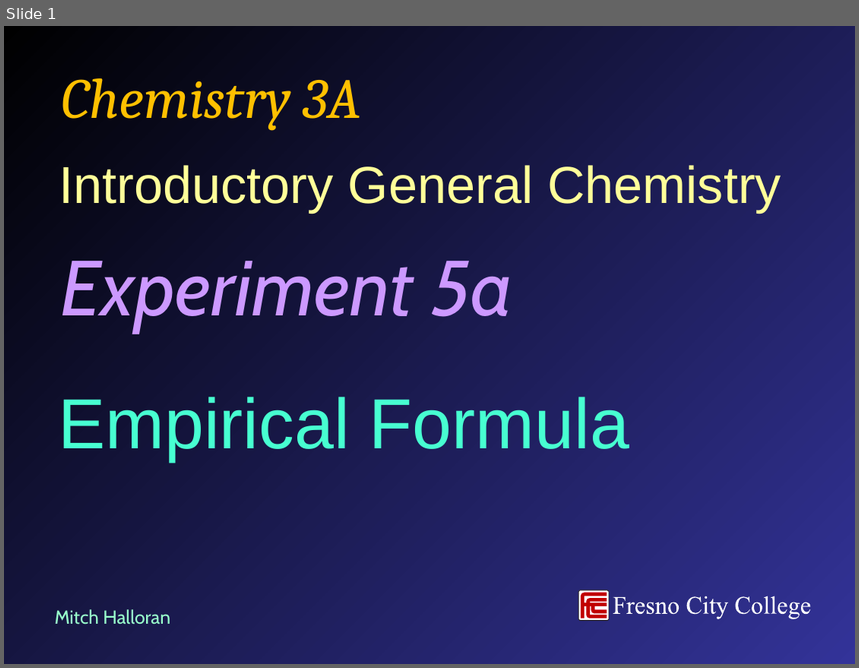
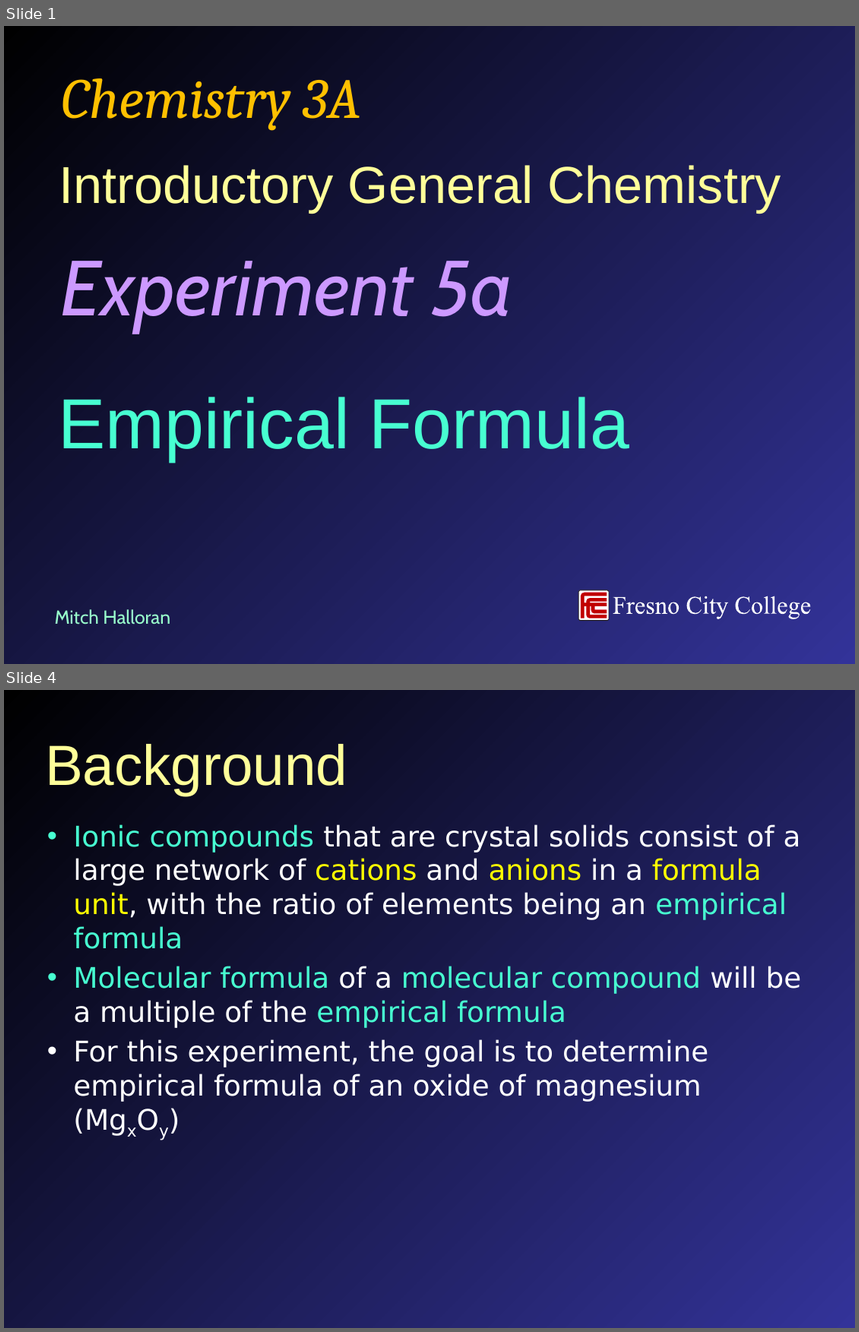
Before and after one commit to mavigozler/mavigozler.github.io, a slide deck: Teaching/Chemistry/Labs/FCC Chem 3A Expt 5a Empirical Formula.pptx. Shown one above the other, each under a label of ours: slide 1 before the commit, slides 1 and 4 after it; the slides between them are not shown. The pictures are 859x668 and 859x1332 pixels, drawn with LibreOffice and Linux fonts; fonts in the diff are those of the drawing. Boxes give left, top, right and bottom in pixels: in the first picture for what was removed or moved away, otherwise in the second. Text is boxed around its words. In the diff, an @@ line names an element or a change of style, - is before the commit and + after.

```diff
--- a/Teaching/Chemistry/Labs/FCC Chem 3A Expt 5a Empirical Formula.pptx
+++ b/Teaching/Chemistry/Labs/FCC Chem 3A Expt 5a Empirical Formula.pptx
@@ slide 4 added at bbox=[4, 690, 855, 1328], background gradient #000000 to #333399 @@
@@ title added at bbox=[45, 744, 348, 796], 48 pt, text #FFFF99 @@
+Background
@@ text added at bbox=[73, 825, 802, 1102], 24 pt, text #FFFFFF @@
+• Ionic compounds that are crystal solids consist of a large network of cations and anions in a formula unit, with the ratio of elements being an empirical formula
+• Molecular formula of a molecular compound will be a multiple of the empirical formula
+• For this experiment, the goal is to determine empirical formula of an oxide of magnesium (MgxOy)
```
Also in this commit, not shown: 6 slides changed, 10 other slides added, 5 slides removed, 11 other files.
